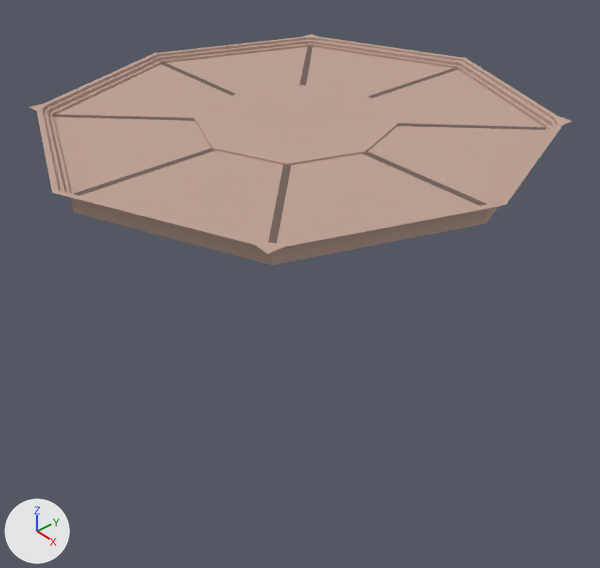
A saved change to the Blender file Boompow-001/Assets/ArenaOctagon.blend.
Before and after are seen from a 50 mm camera at (4.65, -4.0, 2.49) aimed at (0.17, -0.09, -1.38). Arrows for +X, +Y and +Z are at lower left; the lights stay in place.
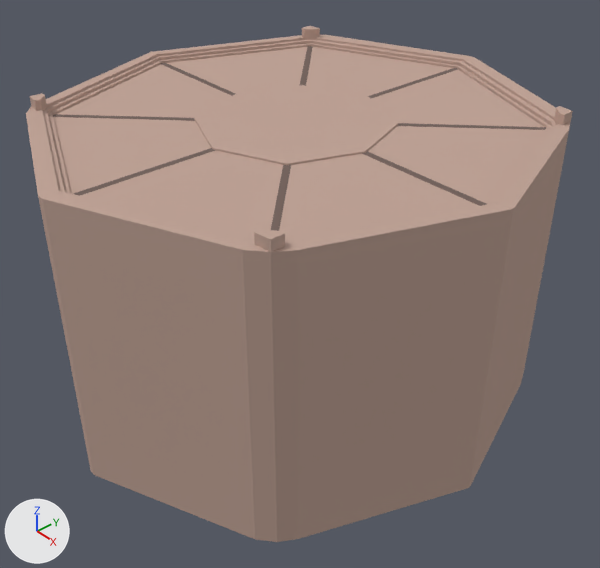
Scene script edits in JSON lines:
```json
{"block": "me_cylinder_002", "where": "# used by ob_cylinder_000; location = (0.009, 0.0, 0.007); scale = (0.796, 0.796, 0.0075)"}
{"op": "remove", "block": "me_cylinder_002", "code": "me_cylinder_002.from_pydata(...)  # 199 vertices, 136 faces, 1 loose edge; spans x 0.0..2.5, y 0.0..2.6, z -15.3..9.9"}
{"op": "add", "block": "me_cylinder_002", "code": "me_cylinder_002.from_pydata(...)  # 218 vertices, 155 faces, 2 loose edges; spans x 0.0..2.6, y 0.0..2.7, z -317.0..20.8"}
{"block": "me_cylinder_002", "change": "me_cylinder_002 part 1"}
{"block": "me_cylinder_002", "change": "3 vertices are removed from x 1.7..1.9, y 1.7..1.9, z 9.2..9.9"}
{"block": "me_cylinder_002", "change": "37 faces are deleted"}
{"block": "me_cylinder_002", "change": "17 vertices are added at x 0.0..2.6, y 0.0..2.7, z -317.0..20.8"}
{"block": "me_cylinder_002", "change": "5 new vertices lie (0.0, 0.0, 325.8) away from vertices in x 1.7..2.6, y 0.0..2.0, z -317.0..-315.8"}
{"block": "me_cylinder_002", "change": "1 loose edge is added"}
{"block": "me_cylinder_002", "change": "56 new faces join them, mat_material_001 (beige #c0a498)"}
```

Where the change shows, as pixel boxes [x1, y1, x2, y2] in the pictures (600 x 568 px):
```json
{"object": "Cylinder.000", "change": "reshaped", "before": [29, 34, 572, 265], "after": [26, 26, 573, 542], "on screen": "123% taller"}
{"part": 1, "of": "me_cylinder_002", "change": "built on", "before": [29, 34, 572, 254], "after": [26, 26, 573, 542]}
```
